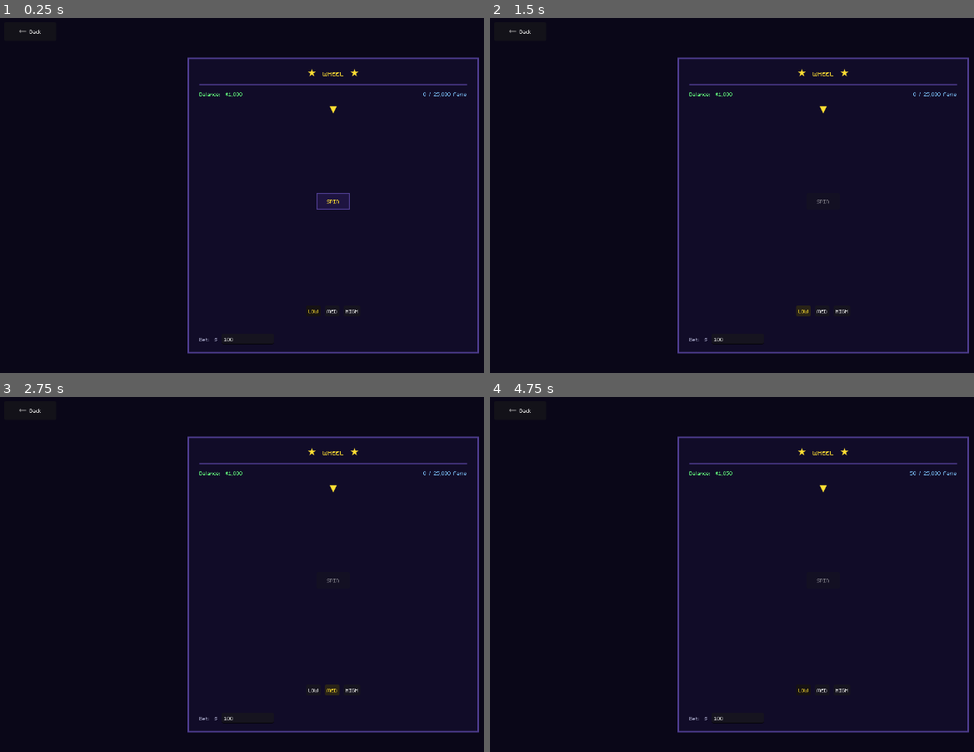
Above: before the commit, frames 1-4 (two rows, left to right).
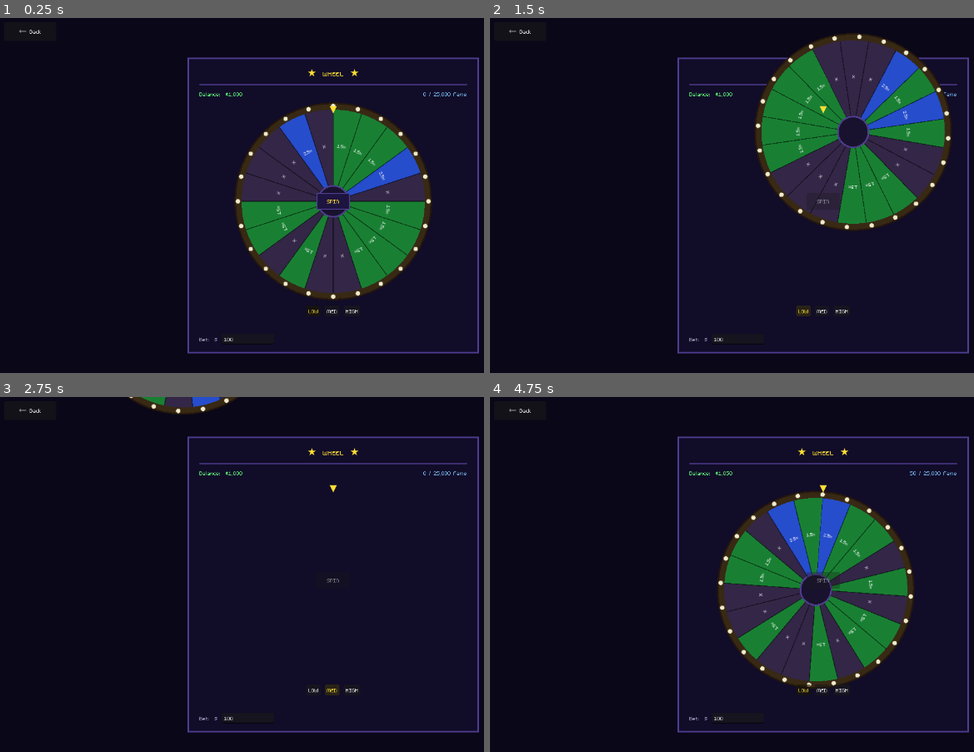
Above: after the commit, the same moments.

Repository: raulg-prog/Bust
Game: Godot game, scene res://scenes/games/wheel/Wheel.tscn
Two runs of this game, one before a commit and one after it. Both use one fixed random seed, a clock stepped at 60 frames per second and the inputs below. This scene is started directly instead of the project's main scene.
Inputs:
- Up to frame 1 (0.25 s): no input
- Up to frame 2 (1.5 s): click "SPIN" at 0.5 s; click "LOW" at 1.25 s
- Up to frame 3 (2.75 s): click "MED" at 2 s
- Up to frame 4 (4.75 s): click "HIGH" at 2.75 s; click "LOW" at 3.5 s; click "SPIN" at 4.25 s

The runs differ from the first frame. In frame 1, 17% of the frame differs, in the area x 48-90%, y 23-80%; in frame 2, 17%; in frame 3, 0.8%; in frame 4, 17%, in the area x 46-88%, y 26-83%.
Error before the commit: Parse Error: Cannot infer the type of "radius" variable because the value doesn't have a set type. (res://scenes/games/wheel/wheel_draw.gd:29)

Commit message:
Fix type inference error in wheel_draw.gd
min() returns Variant in Godot 4; use minf() to guarantee float type.

Co-Authored-By: Claude Sonnet 4.6 <noreply@anthropic.com>

Diff:
--- a/scenes/games/wheel/wheel_draw.gd
+++ b/scenes/games/wheel/wheel_draw.gd
@@ -26,7 +26,7 @@
 		return
 
 	var center  := size / 2.0
-	var radius  := min(size.x, size.y) / 2.0
+	var radius  := minf(size.x, size.y) / 2.0
 	var inner_r := radius - RIM_THICK
 	var n       := segments.size()
 	var arc     := TAU / n
